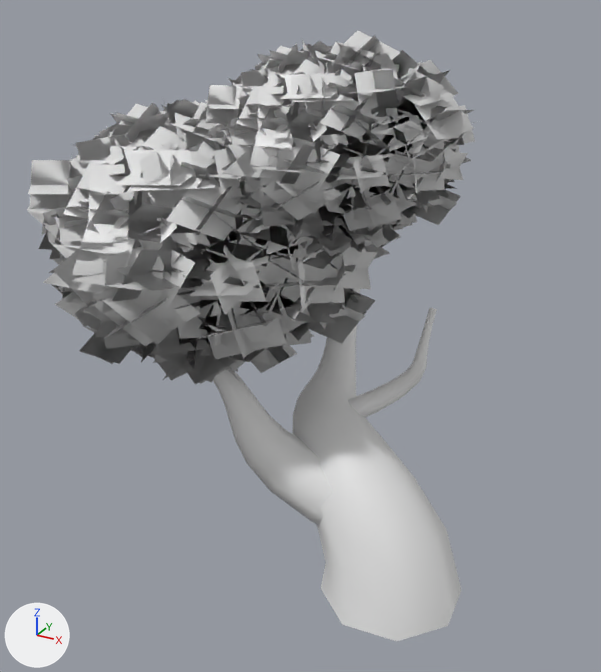
One commit to the FBX model Project_HD2D_Unity/Assets/Art/Mesh/Arbres/SM_TreeA.fbx: the scene before it, then after it.
Camera for both pictures: a 50 mm camera at (1.28, -3.32, 3.02) aimed at (-0.63, 0.15, 1.28). Lighting does not change. The marker at lower left points along +X, +Y and +Z. The older version comes first. Where no turn or scale is listed for an object, it has been applied to the vertices. Vertices at exactly the same position are counted once.

The first picture shows 'SM_Foliage_TreeA', 'SM_TreeA'.
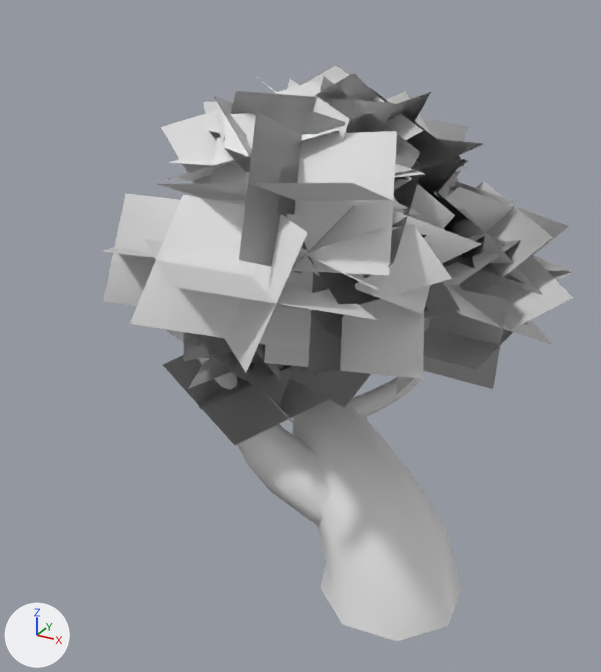
Where the newer file only moved an object's origin or applied its transform, the numbers keep the older frame.

The change, as a list of edits to the scene's bpy script:
```text
Add mat_material_002:
    mat_material_002 = principled_material('Material.002')
    mat_material_002.base_color = (0.8, 0.8, 0.8)  # white #e7e7e7
Change me_nurbspath_017:
    used by ob_sm_treea; location = (0.0, 0.0, 0.0)
    remove me_nurbspath_017.from_pydata(...)  # 384 vertices, 360 faces; spans x -1.18..0.36, y -0.36..0.83, z 0.0..2.22
    add me_nurbspath_017.from_pydata(...)  # 828 vertices, 471 faces; spans x -1.57..0.64, y -1.17..1.44, z 0.0..2.61
    me_nurbspath_017 part 1: 444 vertices added at x -1.57..0.64, y -1.17..1.44, z 0.81..2.61
    add me_nurbspath_017.materials.append(mat_material_002)  # white #e7e7e7
Remove ob_sm_foliage_treea:
    ob_sm_foliage_treea = bpy.data.objects.new('SM_Foliage_TreeA', me_sphere_030)
    ob_sm_foliage_treea.location = (-0.484, 0.236, 2.308)
```

What differs and where, as boxes [x1, y1, x2, y2] in the pictures (601 x 672 px):
'SM_TreeA', reshaped
    before: [213, 289, 462, 641]
    after: [102, 65, 573, 641]
'SM_Foliage_TreeA', deleted
    before: [27, 31, 476, 384]
part 1 of me_nurbspath_017, added
    after: [102, 65, 573, 445]
